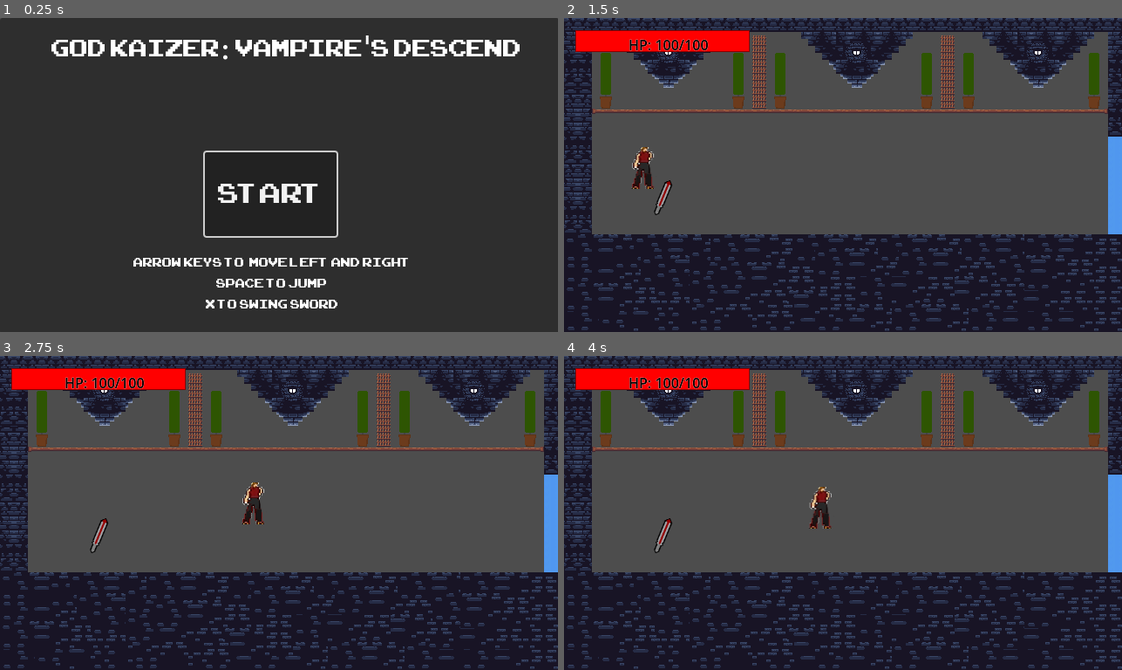
Above: before the commit, frames 1-4 (two rows, left to right).
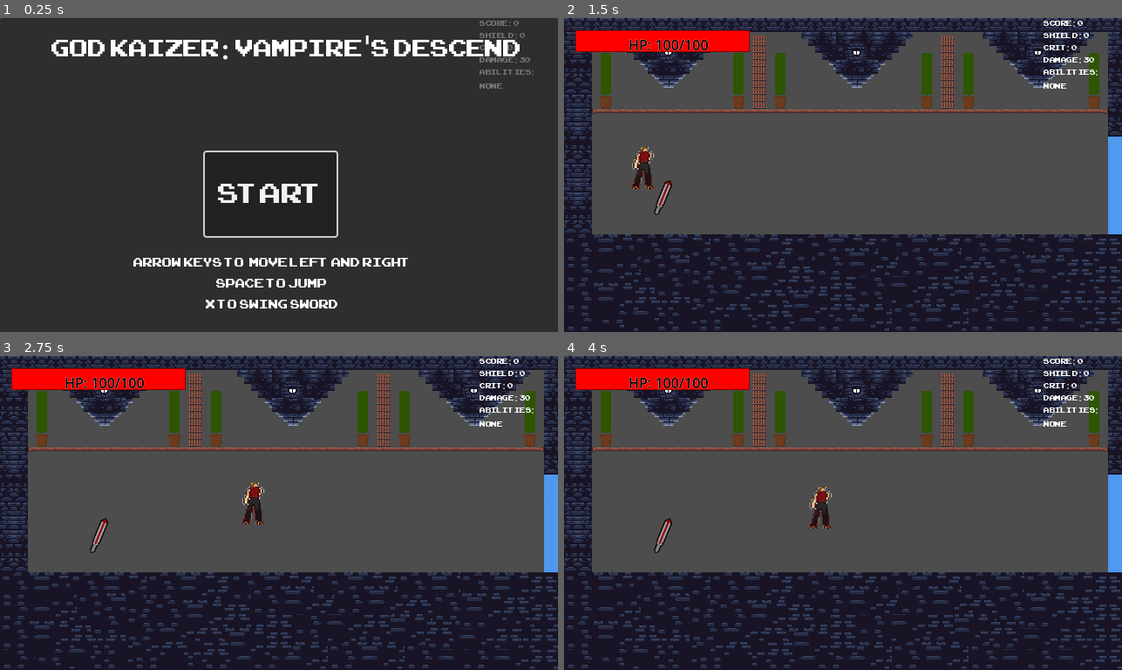
Above: after the commit, the same moments.

Repository: CaptainAbby-Mittens/God-Kaizer-Vampire-s-Descent
Game: Godot game, scene res://scenes/Area1/MainMenu.tscn
Same seed, same stepped clock (60 frames per second), same inputs: the game is played once before the commit and once after it.
Inputs:
- Up to frame 1 (0.25 s): no input
- Up to frame 2 (1.5 s): click "Start" at 0.5 s; tap Enter (ui_accept) at 1.25 s; hold Right (ui_right) from 1.28 s (still down); tap X (attack) at 1.35 s
- Up to frame 3 (2.75 s): keep holding Right (ui_right); tap Enter (ui_accept) at 1.52, 2.27 s; tap X (attack) at 2.1 s
- Up to frame 4 (4 s): release Right (ui_right) at 2.78 s; hold Left (ui_left) 2.78-3.53 s; tap X (attack) at 2.85, 3.6 s; hold Right (ui_right) from 3.53 s (still down); tap Enter (ui_accept) at 3.77 s

The runs differ from the first frame. In frame 1, 0.4% of the frame differs, in the area x 85-96%, y 0-23%; in frame 2, 0.4%; in frame 3, 0.4%; in frame 4, 0.4%.

Commit message:
Added scoreboard, stateboard and shields

Diff:
--- a/Project God Kaizer Vampire's Descend/project.godot
+++ b/Project God Kaizer Vampire's Descend/project.godot
@@ -19,6 +19,7 @@
 
 GameManager="*res://scripts/Game Manager.gd"
 GlobalAudioStreamPlayer="*res://scripts/audio_stream_player.gd"
+Hud="*res://scenes/Players and NPC/HUD.tscn"
 
 [debug]
 
--- /dev/null
+++ b/Project God Kaizer Vampire's Descend/scenes/Players and NPC/HUD.tscn
@@ -0,0 +1,44 @@
+[gd_scene load_steps=3 format=3 uid="uid://c46su8bw3ross"]
+
+[ext_resource type="Script" uid="uid://uyno5yhu53os" path="res://scripts/HUD.gd" id="1_caewe"]
+[ext_resource type="FontFile" uid="uid://dngj8q2mrhf3a" path="res://Fonts/ARCADECLASSIC.TTF" id="2_dq6qs"]
+
+[node name="Hud" type="CanvasLayer"]
+script = ExtResource("1_caewe")
+
+[node name="Control" type="Control" parent="."]
+layout_mode = 3
+anchors_preset = 0
+offset_right = 40.0
+offset_bottom = 40.0
+
+[node name="VBoxContainer" type="VBoxContainer" parent="Control"]
+layout_mode = 0
+offset_right = 40.0
+offset_bottom = 40.0
+theme_override_constants/separation = 1
+
+[node name="Score" type="Label" parent="Control/VBoxContainer"]
+layout_mode = 2
+theme_override_fonts/font = ExtResource("2_dq6qs")
+theme_override_font_sizes/font_size = 12
+
+[node name="Shield" type="Label" parent="Control/VBoxContainer"]
+layout_mode = 2
+theme_override_fonts/font = ExtResource("2_dq6qs")
+theme_override_font_sizes/font_size = 12
+
+[node name="Crit" type="Label" parent="Control/VBoxContainer"]
+layout_mode = 2
+theme_override_fonts/font = ExtResource("2_dq6qs")
+theme_override_font_sizes/font_size = 12
+
+[node name="Damage" type="Label" parent="Control/VBoxContainer"]
+layout_mode = 2
+theme_override_fonts/font = ExtResource("2_dq6qs")
+theme_override_font_sizes/font_size = 12
+
+[node name="Abilties" type="Label" parent="Control/VBoxContainer"]
+layout_mode = 2
+theme_override_fonts/font = ExtResource("2_dq6qs")
+theme_override_font_sizes/font_size = 12
--- a/Project God Kaizer Vampire's Descend/scripts/Game Manager.gd
+++ b/Project God Kaizer Vampire's Descend/scripts/Game Manager.gd
@@ -124,7 +124,7 @@
 	Vector2i(5, 5):"res://scenes/AreaBoss/Congratulations.tscn",
 
 }
-
+var player_damage = 30
 var next_threshold_index = 0
 var base_threshold = 500
 var threshold_step = 250
@@ -149,6 +149,10 @@
 # Signal for UI updates (optional)
 signal playtime_updated(playtime_seconds)
 
+func grant_shield():
+	if randf() < 0.5 and shield <=3:
+		shield +=1
+
 func check_score_thresholds():
 	var next_threshold = base_threshold + next_threshold_index * threshold_step
 	if score >= next_threshold:
--- /dev/null
+++ b/Project God Kaizer Vampire's Descend/scripts/HUD.gd
@@ -0,0 +1,47 @@
+extends CanvasLayer
+
+@onready var label_score = $Control/VBoxContainer/Score
+@onready var label_shield = $Control/VBoxContainer/Shield
+@onready var label_crit = $Control/VBoxContainer/Crit
+@onready var label_damage = $Control/VBoxContainer/Damage
+@onready var label_abilities = $Control/VBoxContainer/Abilties
+
+func _ready():
+	$Control/VBoxContainer.position = Vector2(550, 0)  # top-right-ish
+	#$Shield.position = Vector2(500, 60)
+	#$Damage.position = Vector2(500, 90)
+	#$Crit.position = Vector2(500, 120)
+	#$Abilties.position = Vector2(500, 150)
+	update_display()
+
+	# Update automatically when GameManager changes
+	if get_node_or_null("/root/GameManager"):
+		var gm = get_node("/root/GameManager")
+		gm.connect("playtime_updated", Callable(self, "_on_playtime_update"))  # optional
+		# Call update each frame or use custom signals (preferred)
+		set_process(true)
+
+func _process(_delta):
+	update_display()
+
+func update_display():
+	var gm = get_node_or_null("/root/GameManager")
+	if not gm:
+		return
+
+	label_score.text = "Score: " + str(gm.score)
+	label_shield.text = "Shield: " + str(gm.shield)
+	label_crit.text = "Crit: " + str(gm.crit)
+	label_damage.text = "Damage: " + str(gm.player_damage)
+
+	var abilities = []
+
+	if gm.vampirism: abilities.append("\nVampirism")
+	if gm.autoheal: abilities.append("\nAuto Heal")
+	if gm.fireball: abilities.append("\nFireball")
+	if gm.supermode: abilities.append("\nSuper Mode")
+
+	label_abilities.text = "Abilities: " + (", ".join(abilities) if abilities.size() > 0 else "\nNone")
+
+func _on_playtime_update(_t):
+	update_display()
--- a/Project God Kaizer Vampire's Descend/scripts/Vampire Scripts/Black Vampire Boxx Sword.gd
+++ b/Project God Kaizer Vampire's Descend/scripts/Vampire Scripts/Black Vampire Boxx Sword.gd
@@ -268,6 +268,7 @@
 		die()
 
 func die():
+	GameManager.grant_shield()
 	current_state = State.DEAD
 	update_sprite_frame()
 	collision_layer = 0
--- a/Project God Kaizer Vampire's Descend/scripts/Vampire Scripts/Black Vampire Sword.gd
+++ b/Project God Kaizer Vampire's Descend/scripts/Vampire Scripts/Black Vampire Sword.gd
@@ -240,6 +240,7 @@
 		die()
 
 func die():
+	GameManager.grant_shield()
 	current_state = State.DEAD
 	update_sprite_frame()
 	collision_layer = 0
--- a/Project God Kaizer Vampire's Descend/scripts/Vampire Scripts/BlueVampire Sword.gd
+++ b/Project God Kaizer Vampire's Descend/scripts/Vampire Scripts/BlueVampire Sword.gd
@@ -240,6 +240,7 @@
 		die()
 
 func die():
+	GameManager.grant_shield()
 	current_state = State.DEAD
 	update_sprite_frame()
 	collision_layer = 0
--- a/Project God Kaizer Vampire's Descend/scripts/Vampire Scripts/Fire Vampire.gd
+++ b/Project God Kaizer Vampire's Descend/scripts/Vampire Scripts/Fire Vampire.gd
@@ -240,6 +240,7 @@
 		die()
 
 func die():
+	GameManager.grant_shield()
 	current_state = State.DEAD
 	update_sprite_frame()
 	collision_layer = 0
--- a/Project God Kaizer Vampire's Descend/scripts/Vampire Scripts/Ice Vampire Sword.gd
+++ b/Project God Kaizer Vampire's Descend/scripts/Vampire Scripts/Ice Vampire Sword.gd
@@ -240,6 +240,7 @@
 		die()
 
 func die():
+	GameManager.grant_shield()
 	current_state = State.DEAD
 	update_sprite_frame()
 	collision_layer = 0
--- a/Project God Kaizer Vampire's Descend/scripts/Vampire Scripts/StoneVampire.gd
+++ b/Project God Kaizer Vampire's Descend/scripts/Vampire Scripts/StoneVampire.gd
@@ -244,6 +244,7 @@
 		die()
 
 func die():
+	GameManager.grant_shield()
 	current_state = State.DEAD
 	update_sprite_frame()
 	collision_layer = 0
--- a/Project God Kaizer Vampire's Descend/scripts/Vampire Scripts/red Vampire Sword.gd
+++ b/Project God Kaizer Vampire's Descend/scripts/Vampire Scripts/red Vampire Sword.gd
@@ -240,6 +240,7 @@
 		die()
 
 func die():
+	GameManager.grant_shield()
 	current_state = State.DEAD
 	update_sprite_frame()
 	collision_layer = 0
--- a/Project God Kaizer Vampire's Descend/scripts/Vampire Scripts/void sword.gd
+++ b/Project God Kaizer Vampire's Descend/scripts/Vampire Scripts/void sword.gd
@@ -240,6 +240,7 @@
 		die()
 
 func die():
+	GameManager.grant_shield()
 	current_state = State.DEAD
 	update_sprite_frame()
 	collision_layer = 0
--- a/Project God Kaizer Vampire's Descend/scripts/WeaponScripts/WeaponWAnimation.gd
+++ b/Project God Kaizer Vampire's Descend/scripts/WeaponScripts/WeaponWAnimation.gd
@@ -1,7 +1,7 @@
 extends Area2D
 
 @export var weapon_name: String = "Sword"
-@export var damage: int = 30
+@export var damage: int = 0
 @export var attack_speed: float = 1.0
 @export var show_collision_debug: bool = true
 @export var debug_color: Color = Color(1, 0, 0, 0.5)
@@ -148,6 +148,7 @@
 
 # Debug process to see positions and force collision to follow sprite
 func _process(_delta):
+	damage = GameManager.player_damage
 	if is_attacking:
 
 
--- a/Project God Kaizer Vampire's Descend/scripts/character_body_2d.gd
+++ b/Project God Kaizer Vampire's Descend/scripts/character_body_2d.gd
@@ -385,9 +385,12 @@
 
 # Your health functions should EMIT this signal:
 func take_damage(amount):
-	current_health -= amount
-	current_health = max(0, current_health)
-	health_updated.emit(current_health, max_health)  # ← This line is crucial!
+	if GameManager.shield <=0:
+		current_health -= amount
+		current_health = max(0, current_health)
+		health_updated.emit(current_health, max_health)  # ← This line is crucial!
+	else:
+		GameManager.shield -= 1
 
 	if current_health <= 0:
 		die()
Not shown, added: Project God Kaizer Vampire's Descend/scripts/HUD.gd.uid
